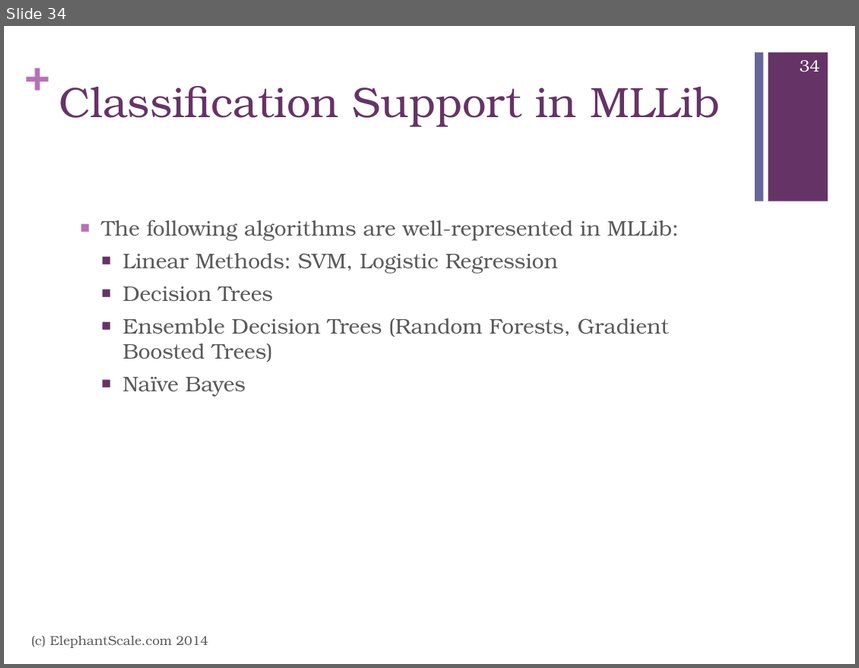
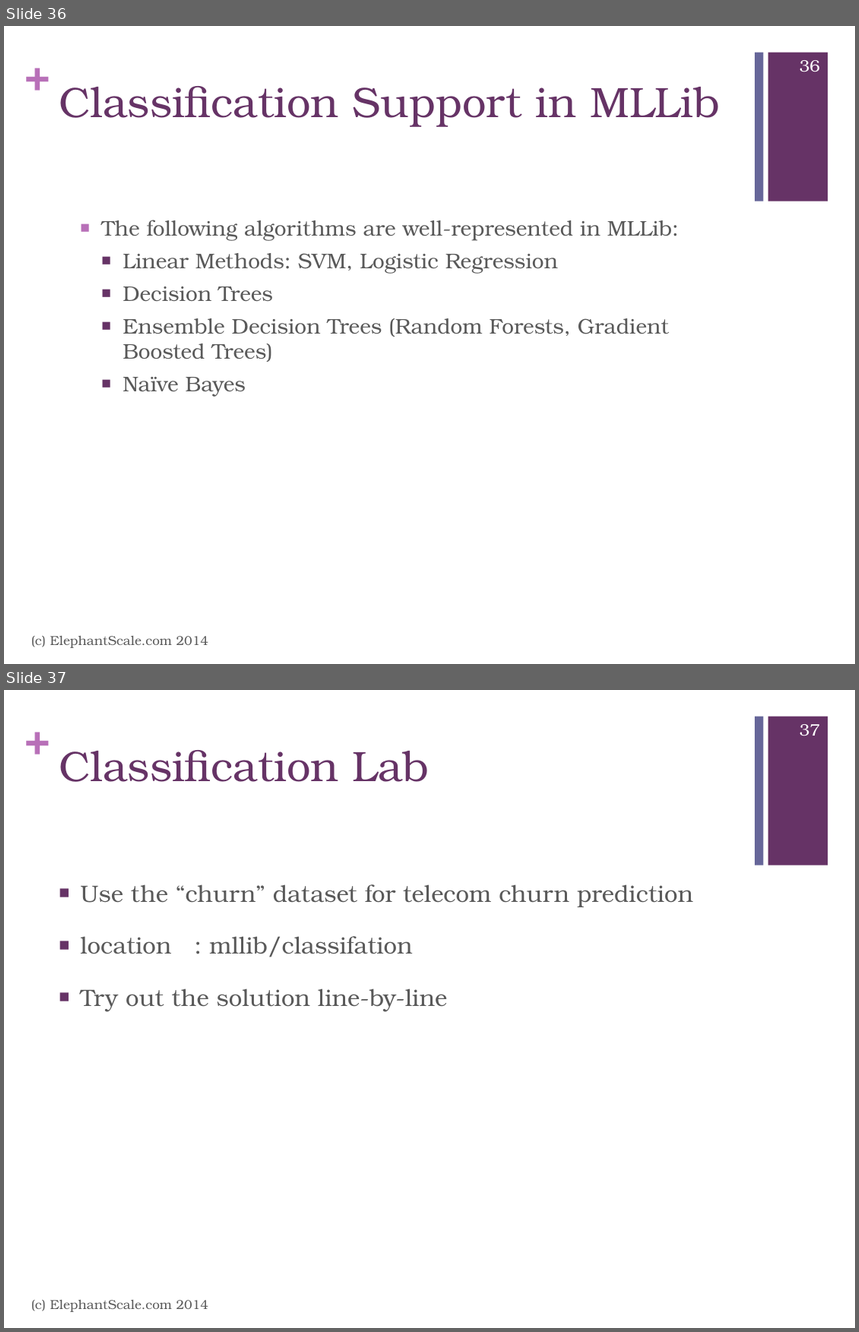
Before and after one commit to mattvinks/spark-labs, a slide deck: slides/MLLib.pptx. Shown one above the other, each under a label of ours: slide 34 before the commit, slides 36 and 37 after it. The pictures are 859x668 and 859x1332 pixels, drawn with LibreOffice and Linux fonts; fonts in the diff are those of the drawing. Boxes give left, top, right and bottom in pixels: in the first picture for what was removed or moved away, otherwise in the second. Text is boxed around its words. In the diff, an @@ line names an element or a change of style, - is before the commit and + after.

Commit message:
Made some small changes to MLLib slides.

```diff
--- a/slides/MLLib.pptx
+++ b/slides/MLLib.pptx
@@ slide 37 added at (x1=4, y1=690, x2=855, y2=1328), background #FFFFFF; not listed: 3 template elements that a slide beside it also shows @@
@@ page number added at (x1=800, y1=724, x2=820, y2=736), 14 pt, text #FFFFFF @@
+37
@@ title added at (x1=59, y1=750, x2=430, y2=782), 36 pt, text #663366 @@
+Classification Lab
@@ text added at (x1=80, y1=885, x2=693, y2=1012), 20 pt, text #595959 @@
+■ Use the “churn” dataset for telecom churn prediction
+■ location : mllib/classifation
+■ Try out the solution line-by-line
@@ text added at (x1=31, y1=1300, x2=209, y2=1312), 11 pt, text #595959 @@
+(c) ElephantScale.com 2014
@@ what was slide 34 is now slide 36 @@
@@ page number at (x1=800, y1=60, x2=820, y2=72): text changed @@
-34
+36
```
Also in this commit, not shown: 5 slides changed, 2 other slides added.
